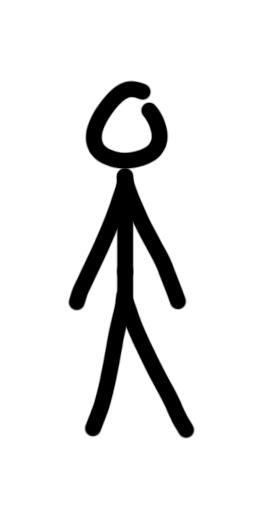
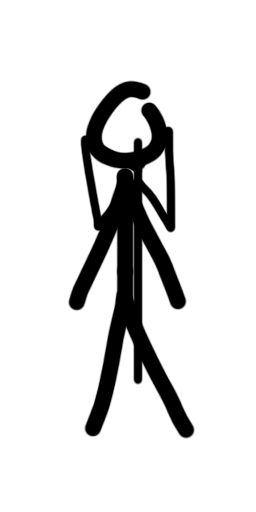
Before/after of a (256, 512) layered artwork. What changed in the layer stack:
added group "Weapon" with 1 layers above "RightLeg" over bbox(80, 125, 176, 385)
added layer "Axe" in group "Weapon" over bbox(80, 125, 176, 385)
